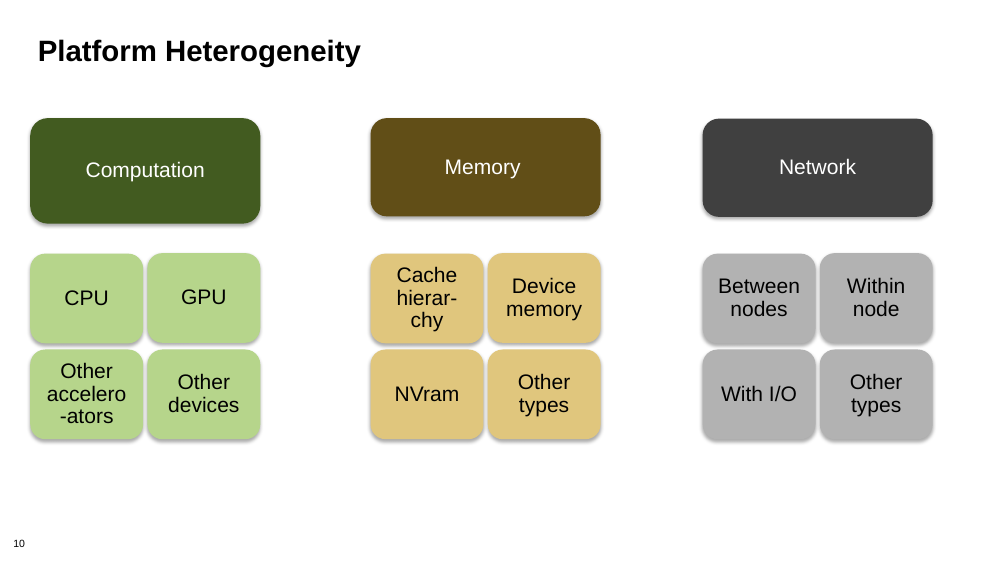
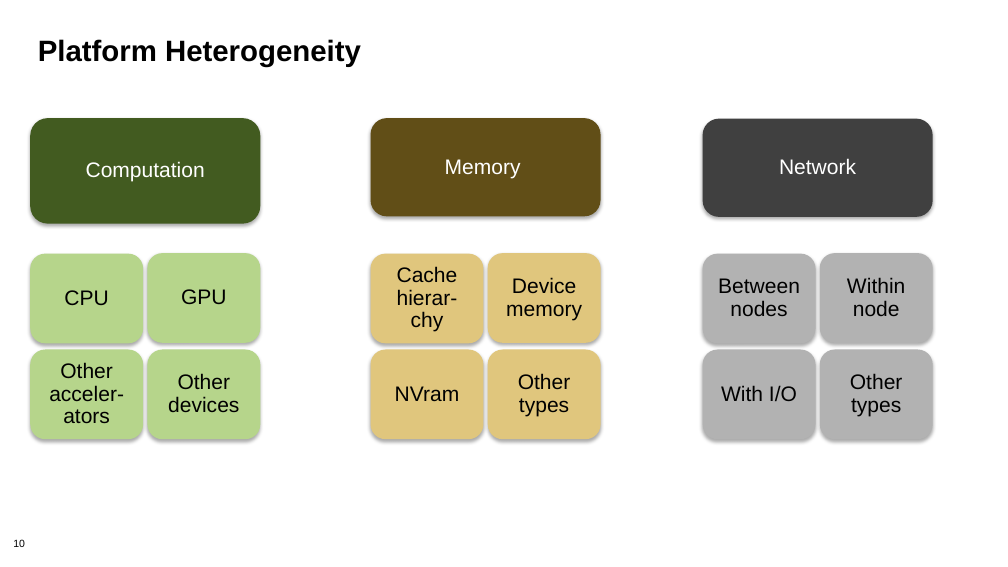
Before and after one commit to bssw-tutorial/presentations, a slide deck: slide 10 of design-a.pptx. Drawn at 1008x567 pixels with LibreOffice and Linux fonts; fonts in the diff are those of the drawing; background and template pictures are left out. Boxes give left, top, right and bottom in pixels: in the first picture for what was removed or moved away, otherwise in the second. Text is boxed around its words. In the diff, an @@ line names an element or a change of style, - is before the commit and + after.

```diff
--- a/design-a.pptx
+++ b/design-a.pptx
@@ text in rounded rectangle at (49, 362, 124, 423): text changed @@
-Other accelero-ators
+Other acceler-ators
```
Also in this commit, not shown: 4 other slides changed, 5 slides added, 1 other file.
